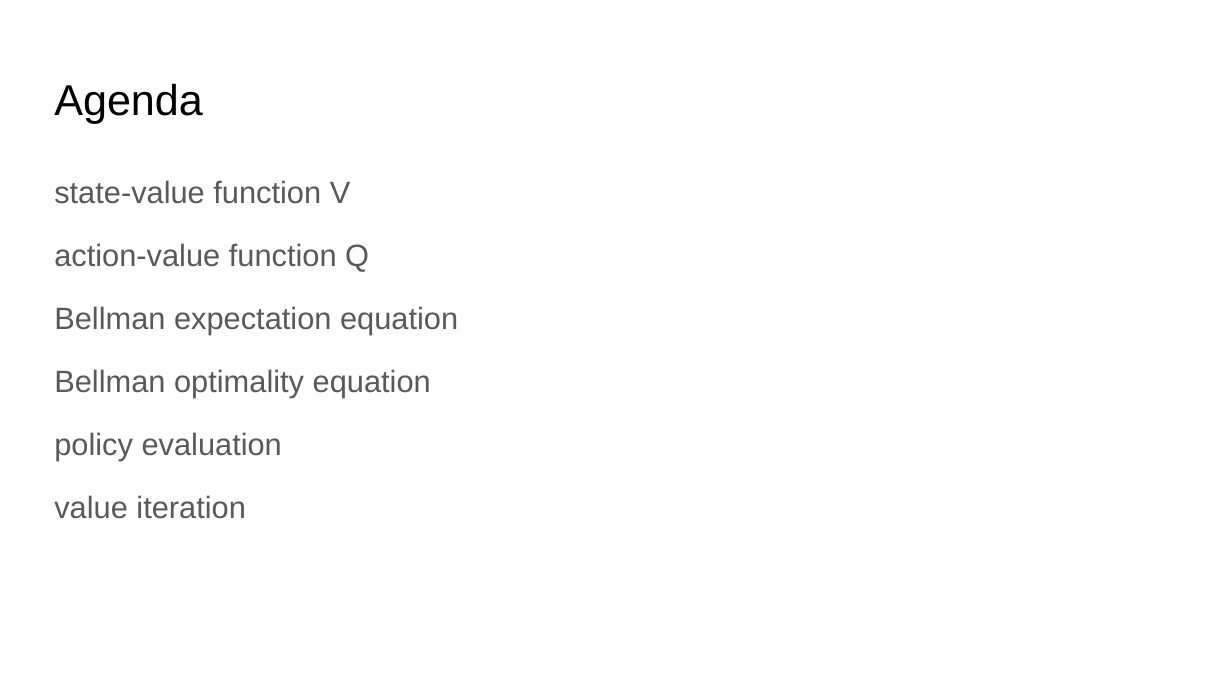
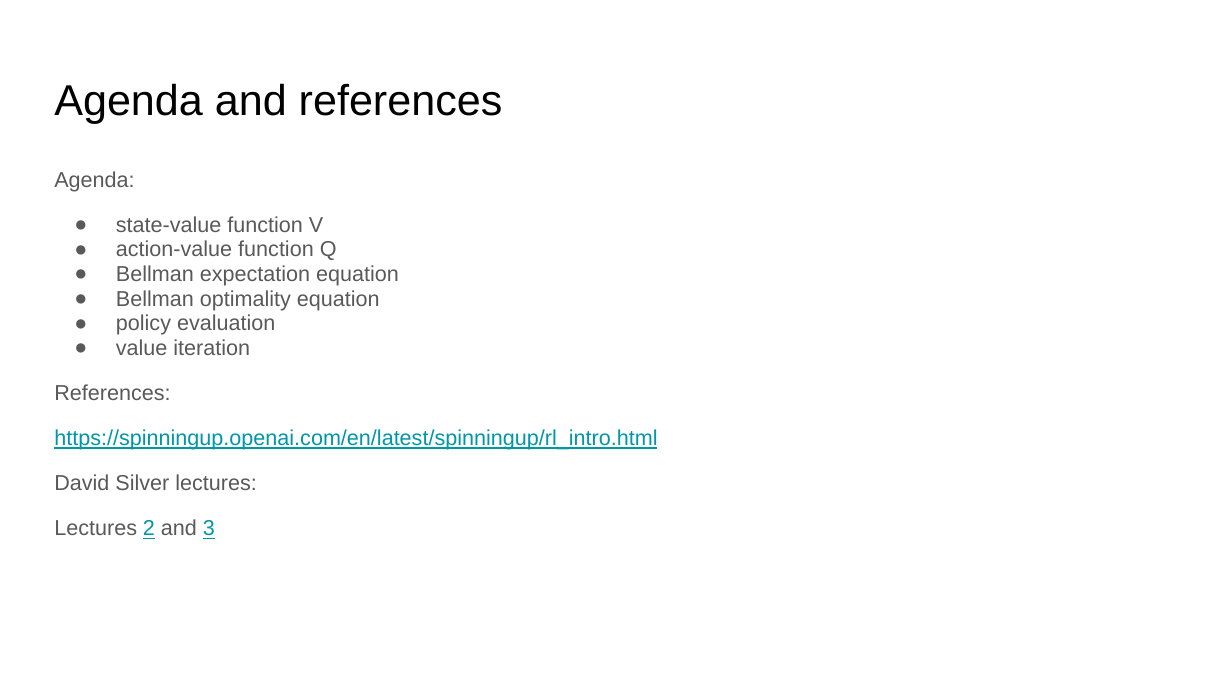
Before and after one commit to ankur6ue/deep-learning-course, a slide deck: slide 3 of Module 7/class_7.2/deep_learning_course_class_7.2.pptx. Drawn at 1232x693 pixels with LibreOffice and Linux fonts; fonts in the diff are those of the drawing. Boxes give left, top, right and bottom in pixels: in the first picture for what was removed or moved away, otherwise in the second. Text is boxed around its words. In the diff, an @@ line names an element or a change of style, - is before the commit and + after.

```diff
--- a/Module 7/class_7.2/deep_learning_course_class_7.2.pptx
+++ b/Module 7/class_7.2/deep_learning_course_class_7.2.pptx
@@ title at (54, 83, 503, 123): text changed @@
-Agenda
+Agenda and references
@@ text at (54, 171, 134, 192): paragraph added @@
+Agenda:
@@ text at (116, 216, 399, 355): size 18 to 12.6 pt in "state-value function V", "action-value function Q", "Bellman expectation equation", "Bellman optimality equation" and 2 more places; bullet none to ●; line spacing 1.15 to 0.95; more space between paragraphs; less space between paragraphs @@
@@ text at (54, 384, 657, 539): paragraphs added @@
+References:
+https://spinningup.openai.com/en/latest/spinningup/rl_intro.html
+David Silver lectures:
+Lectures 2 and 3
```
Also in this commit, not shown: 3 other slides changed, 1 other file.
